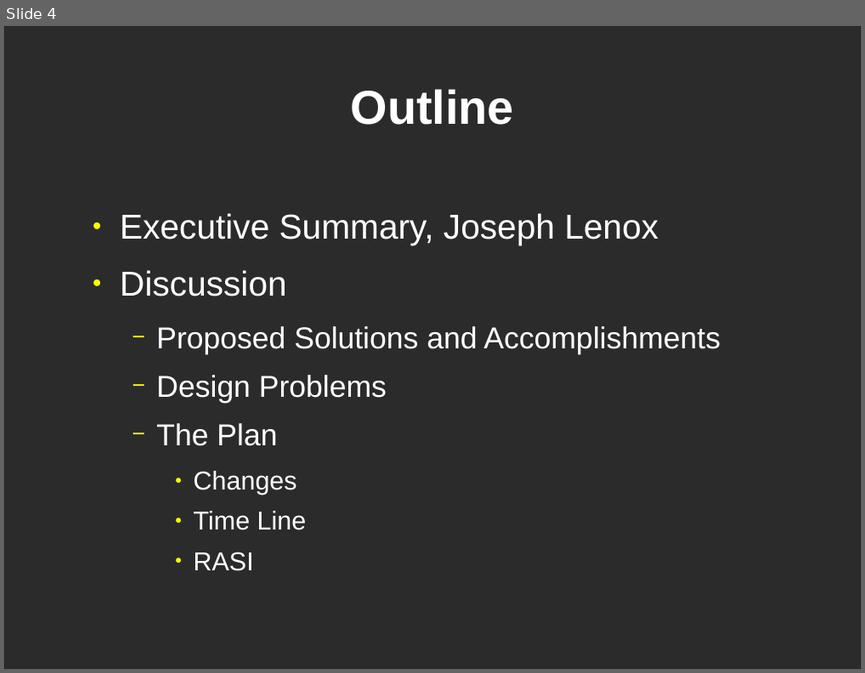
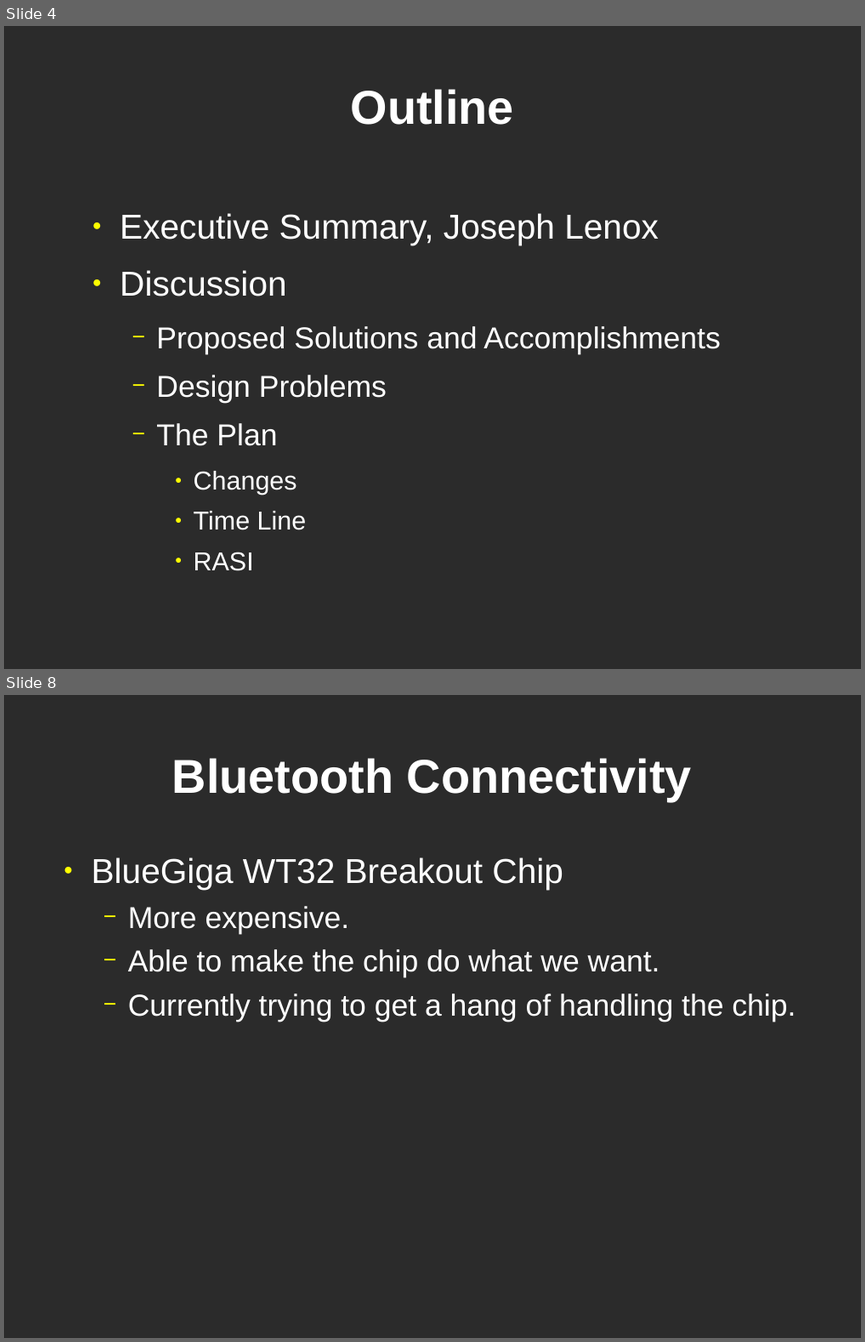
Before and after one commit to lordofhyphens/ece495a, a slide deck: forms/ProgressPresentation.odp. Shown one above the other, each under a label of ours: slide 4 before the commit, slides 4 and 8 after it; the slides between them are not shown. The pictures are 865x673 and 865x1342 pixels, drawn with LibreOffice and Linux fonts; fonts in the diff are those of the drawing; background and template pictures are left out; a plain dark background stands for a picture behind light text. Boxes give left, top, right and bottom in pixels: in the first picture for what was removed or moved away, otherwise in the second. Text is boxed around its words. In the diff, an @@ line names an element or a change of style, - is before the commit and + after.

```diff
--- a/forms/ProgressPresentation.odp
+++ b/forms/ProgressPresentation.odp
@@ slide 8 added at [4,695,861,1338], background picture (left out) @@
@@ title added at [172,758,692,801], 44 pt, text #FFFFFF, bold @@
+Bluetooth Connectivity
@@ text added at [92,857,795,1021], 28 pt, text #FFFFFF @@
+● BlueGiga WT32 Breakout Chip
+  − More expensive.
+  − Able to make the chip do what we want.
+  − Currently trying to get a hang of handling the chip.
```
Also in this commit, not shown: 2 slides changed, 2 other slides added, 1 slide removed.
